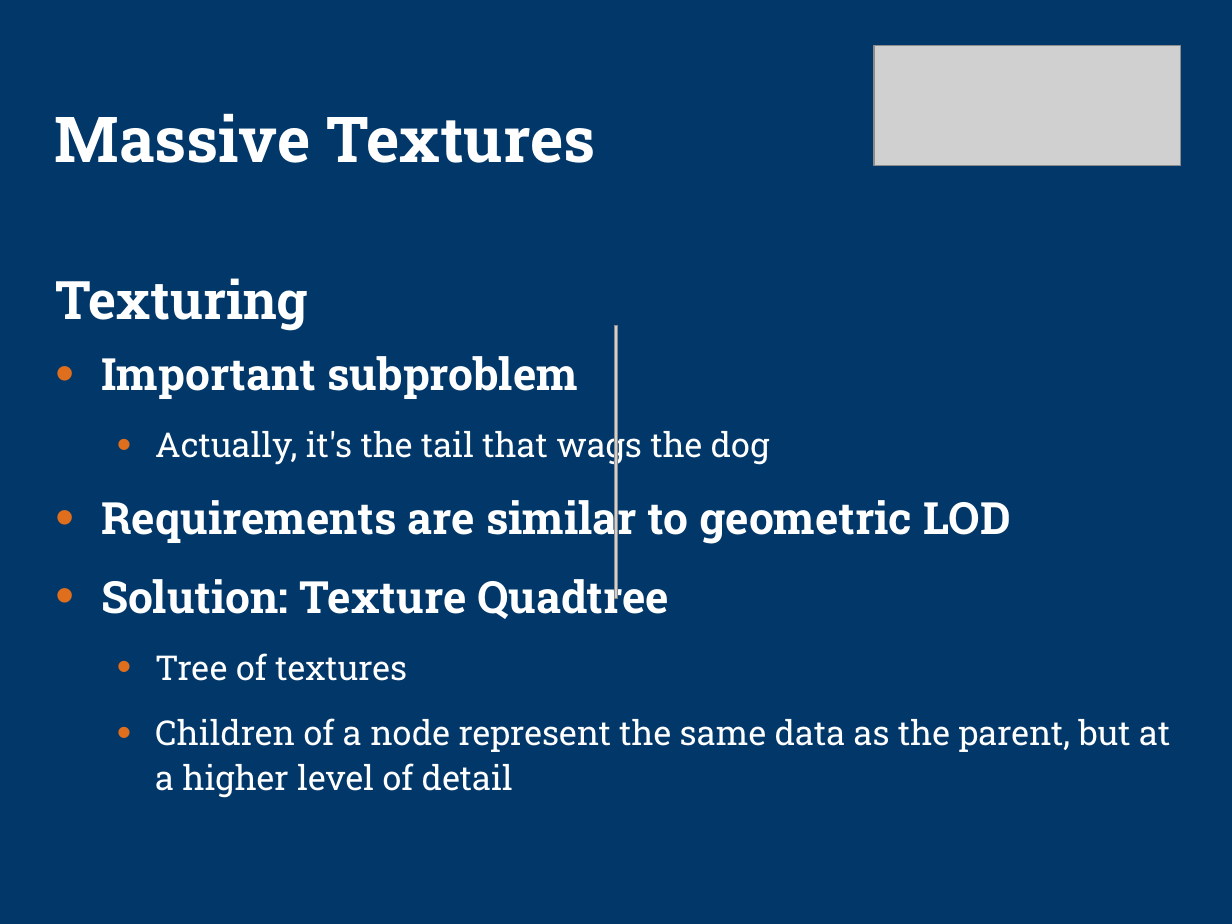
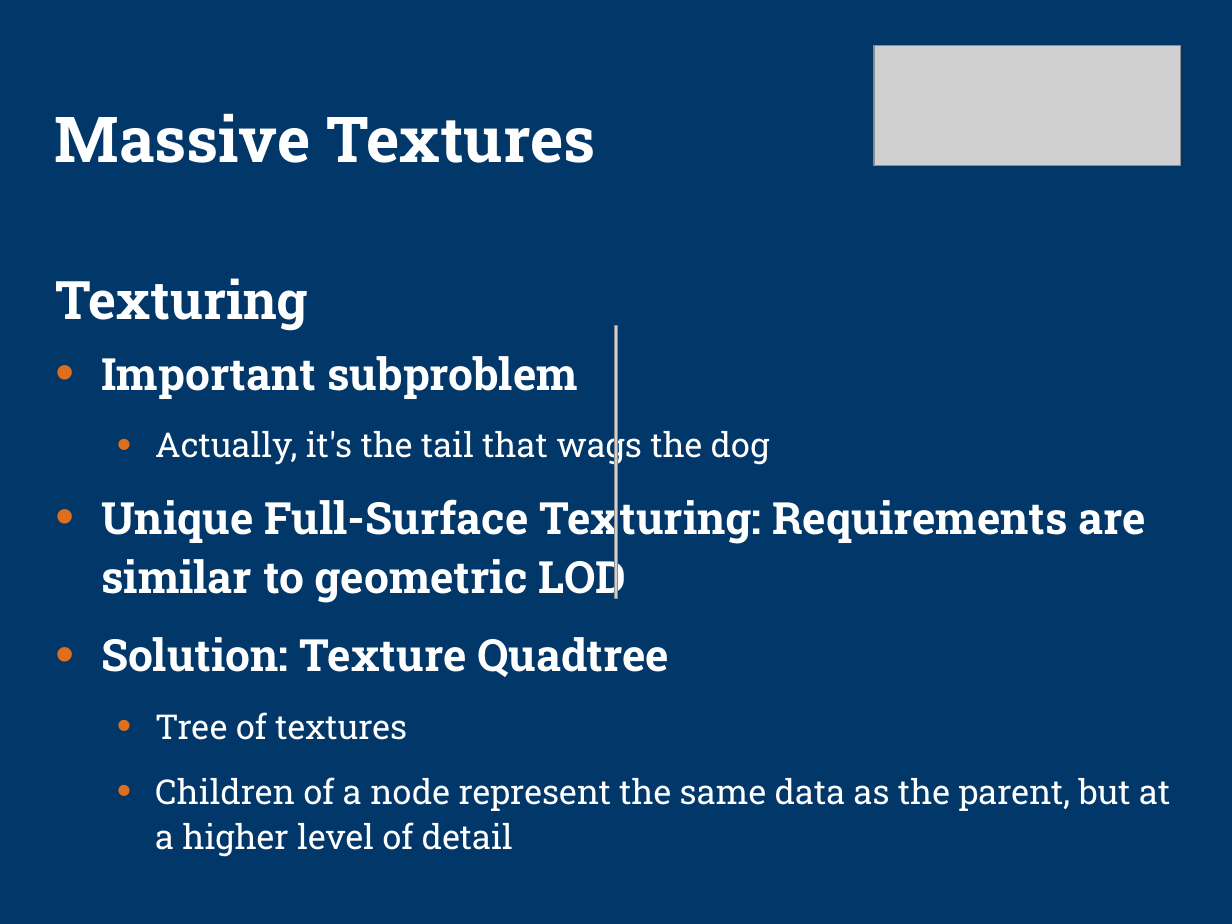
Before and after one commit to kphillisjr/tu-testbed, a slide deck: slide 19 of tu-testbed/docs/sig-preso2.ppt. Drawn at 1232x924 pixels with LibreOffice and Linux fonts; fonts in the diff are those of the drawing; grey boxes stand for pictures; background and template pictures are left out. Boxes give left, top, right and bottom in pixels: in the first picture for what was removed or moved away, otherwise in the second. Text is boxed around its words. In the diff, an @@ line names an element or a change of style, - is before the commit and + after.

```diff
--- a/tu-testbed/docs/sig-preso2.ppt
+++ b/tu-testbed/docs/sig-preso2.ppt
@@ text at <box>101,493,1146,603</box>: text changed @@
-• Requirements are similar to geometric LOD
+• Unique Full-Surface Texturing: Requirements are similar to geometric LOD
```
Also in this commit, not shown: 11 other slides changed, 1 slide removed, 6 other files.
